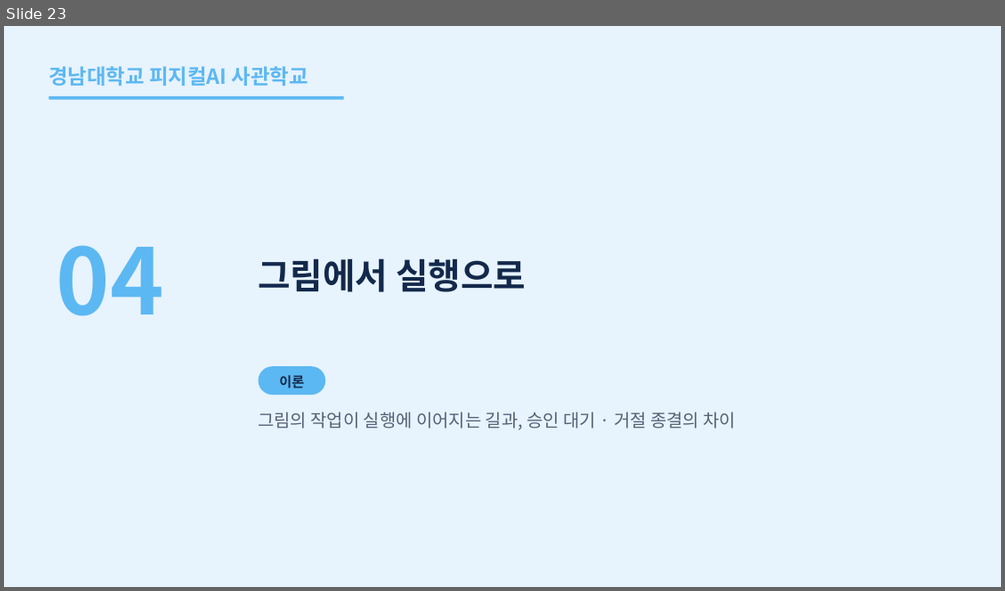
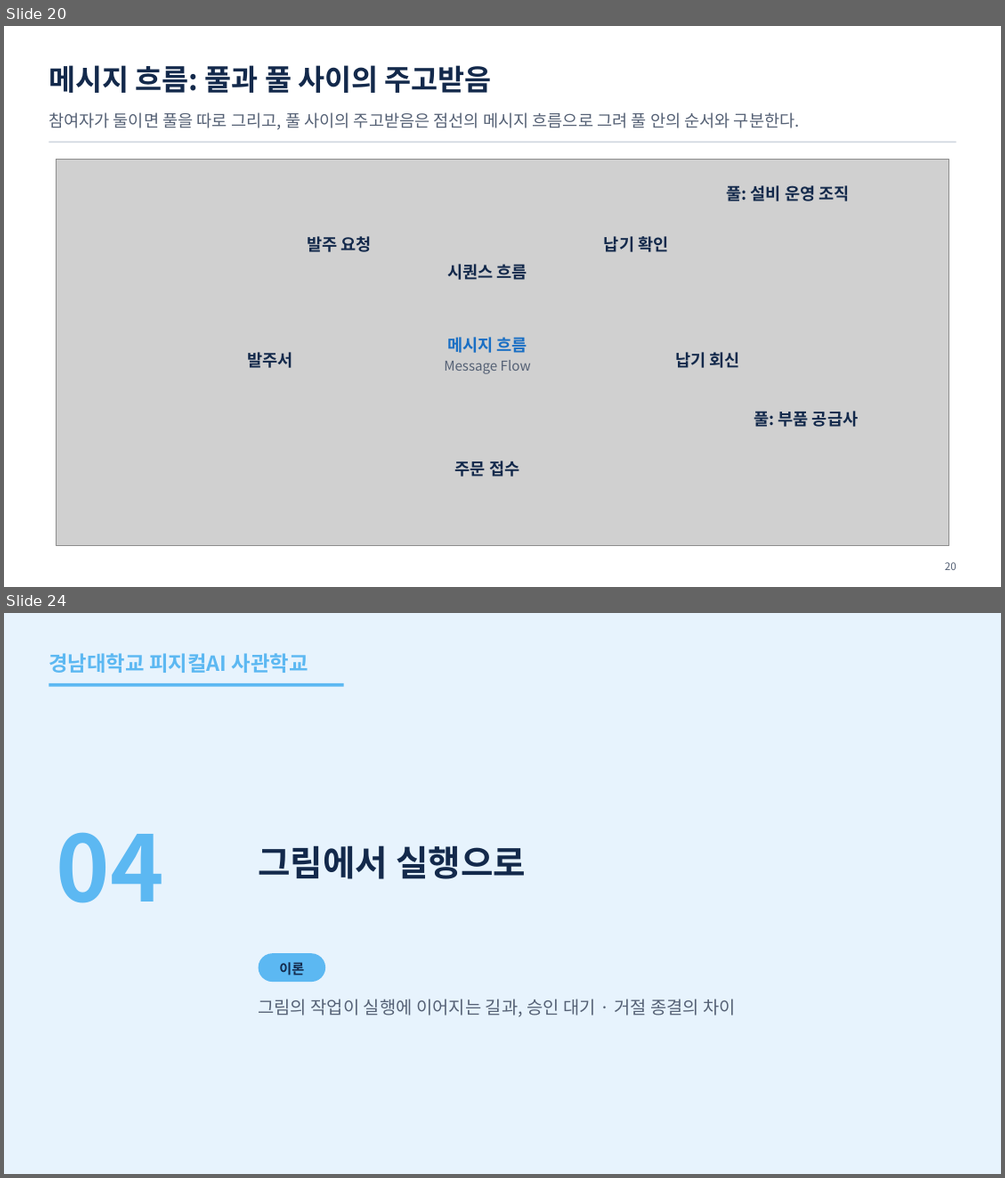
Before and after one commit to uengine-oss/hyd-iot-edu, a slide deck: workspace/강의제작/산출물/통합반/이론_오프라인/08회차/통합반_오프라인_08회차.pptx. Shown one above the other, each under a label of ours: slide 23 before the commit, slides 20 and 24 after it; the slides between them are not shown. The pictures are 1005x591 and 1005x1178 pixels, drawn with LibreOffice and Linux fonts; fonts in the diff are those of the drawing; grey boxes stand for pictures. Boxes give left, top, right and bottom in pixels: in the first picture for what was removed or moved away, otherwise in the second. Text is boxed around its words. In the diff, an @@ line names an element or a change of style, - is before the commit and + after.

```diff
--- a/workspace/강의제작/산출물/통합반/이론_오프라인/08회차/통합반_오프라인_08회차.pptx
+++ b/workspace/강의제작/산출물/통합반/이론_오프라인/08회차/통합반_오프라인_08회차.pptx
@@ slide 20 added at box(4, 26, 1001, 587), background #FFFFFF @@
@@ text added at box(48, 65, 492, 93), 28 pt, text #13294B, bold @@
+메시지 흐름: 풀과 풀 사이의 주고받음
@@ text added at box(48, 112, 800, 130), 16 pt, text #556175 @@
+참여자가 둘이면 풀을 따로 그리고, 풀 사이의 주고받음은 점선의 메시지 흐름으로 그려 풀 안의 순서와 구분한다.
@@ rectangle added at box(48, 141, 956, 143), fill #D3D9E1 @@
@@ picture added at box(57, 160, 948, 546) @@
@@ text added at box(726, 185, 850, 201), 16 pt, text #13294B, bold @@
+풀: 설비 운영 조직
@@ text added at box(307, 236, 372, 252), 16 pt, text #13294B, bold @@
+발주 요청
@@ text added at box(604, 236, 668, 252), 16 pt, text #13294B, bold @@
+납기 확인
@@ text added at box(447, 264, 527, 280), 16 pt, text #13294B, bold @@
+시퀀스 흐름
@@ text added at box(444, 337, 531, 374), 13 pt, text #556175 @@
+메시지 흐름
+Message Flow
@@ text added at box(248, 352, 293, 368), 16 pt, text #13294B, bold @@
+발주서
@@ text added at box(675, 352, 740, 368), 16 pt, text #13294B, bold @@
+납기 회신
@@ text added at box(753, 410, 858, 426), 16 pt, text #13294B, bold @@
+풀: 부품 공급사
@@ text added at box(455, 460, 519, 476), 16 pt, text #13294B, bold @@
+주문 접수
@@ text added at box(945, 562, 956, 570), 10 pt, text #556175 @@
+20
@@ what was slide 23 is now slide 24 @@
```
Also in this commit, not shown: 16 slides changed, 7 other files.
